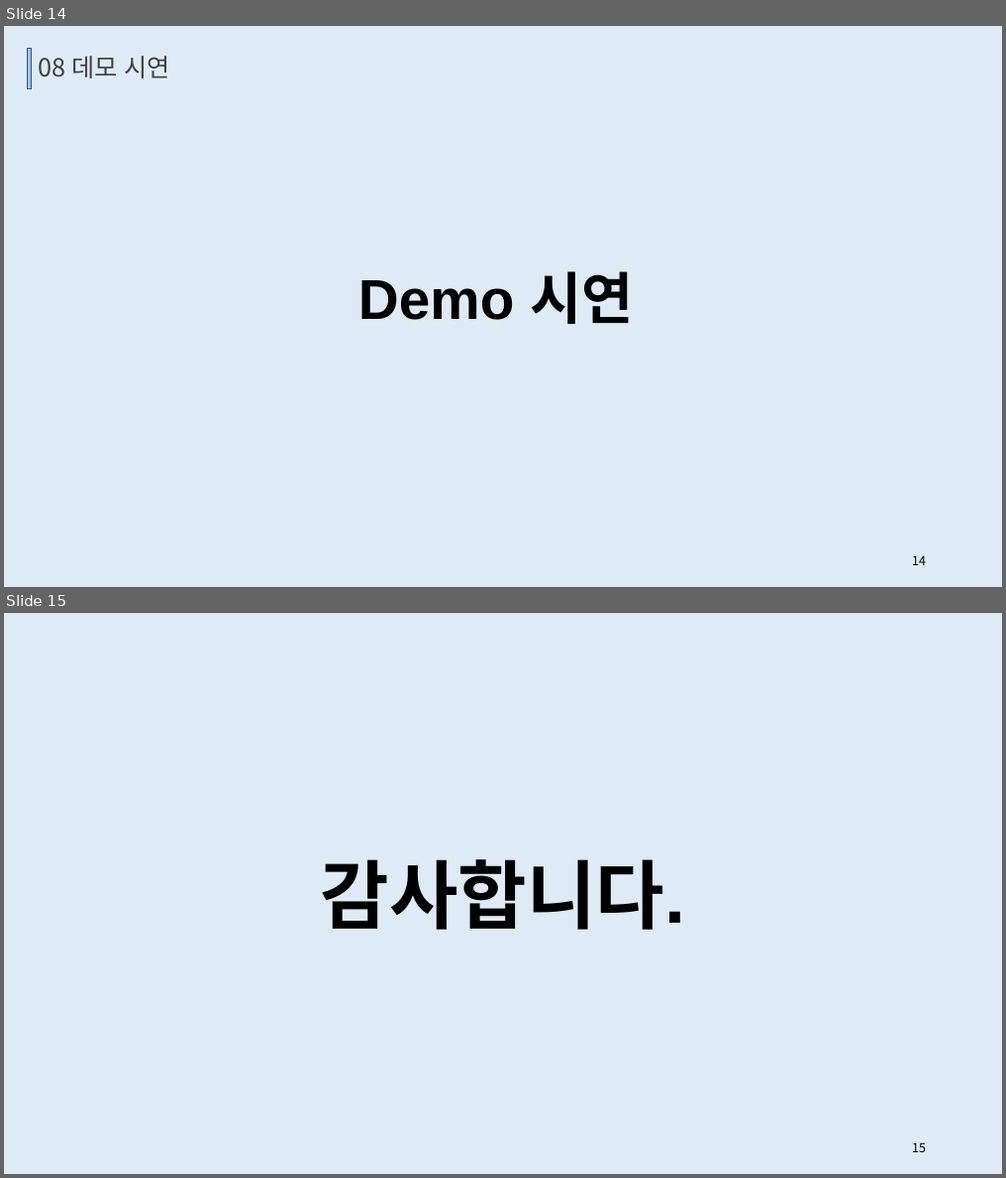
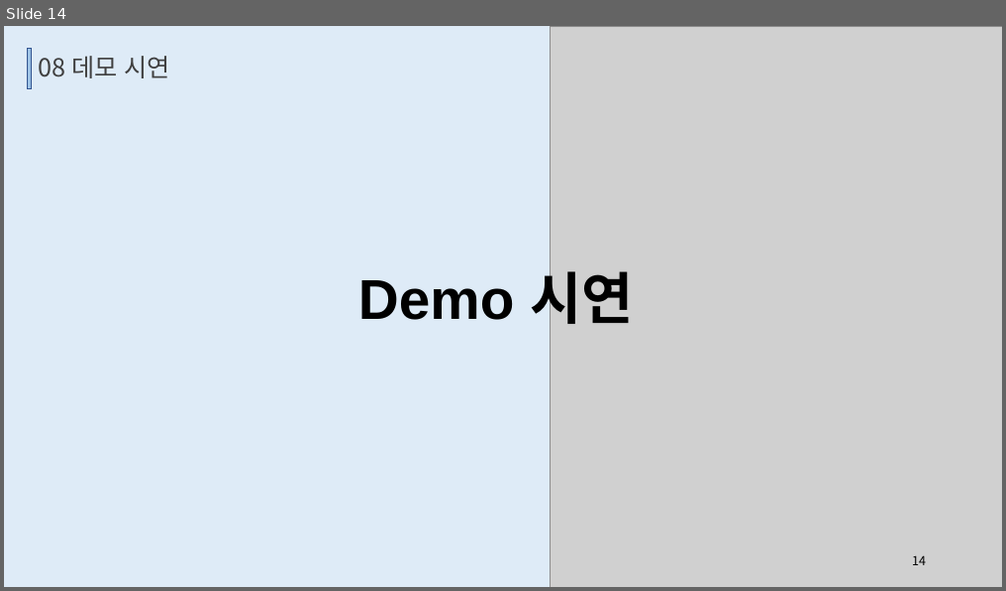
Before and after one commit to TUKoreaEscape/Graduation_Project, a slide deck: Graduation_Document/중간발표.pptx. Shown one above the other, each under a label of ours: slides 14 and 15 before the commit, slide 14 after it. The pictures are 1006x1178 and 1006x591 pixels, drawn with LibreOffice and Linux fonts; fonts in the diff are those of the drawing; grey boxes stand for pictures. Boxes give left, top, right and bottom in pixels: in the first picture for what was removed or moved away, otherwise in the second. Text is boxed around its words. In the diff, an @@ line names an element or a change of style, - is before the commit and + after.

```diff
--- a/Graduation_Document/중간발표.pptx
+++ b/Graduation_Document/중간발표.pptx
@@ slide 15 removed at (x1=4, y1=613, x2=1002, y2=1174), background #DEEBF7 @@
@@ text removed at (x1=321, y1=860, x2=686, y2=930) @@
-감사합니다.
@@ page number removed at (x1=912, y1=1143, x2=926, y2=1153) @@
-15
@@ slide 14 changed as well @@
@@ picture added at (x1=550, y1=26, x2=1002, y2=587) @@
```
Also in this commit, not shown: 13 other slides changed.
